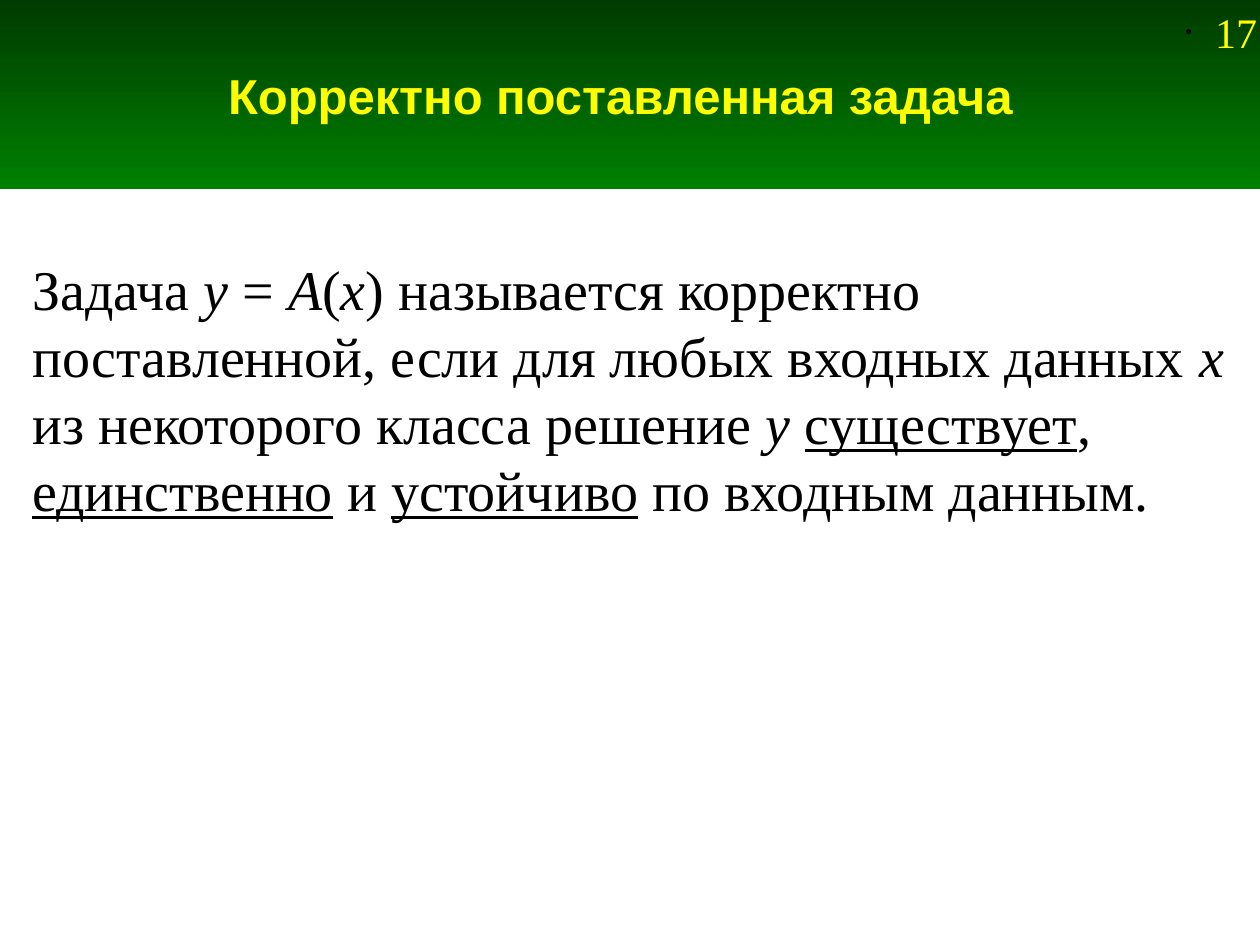
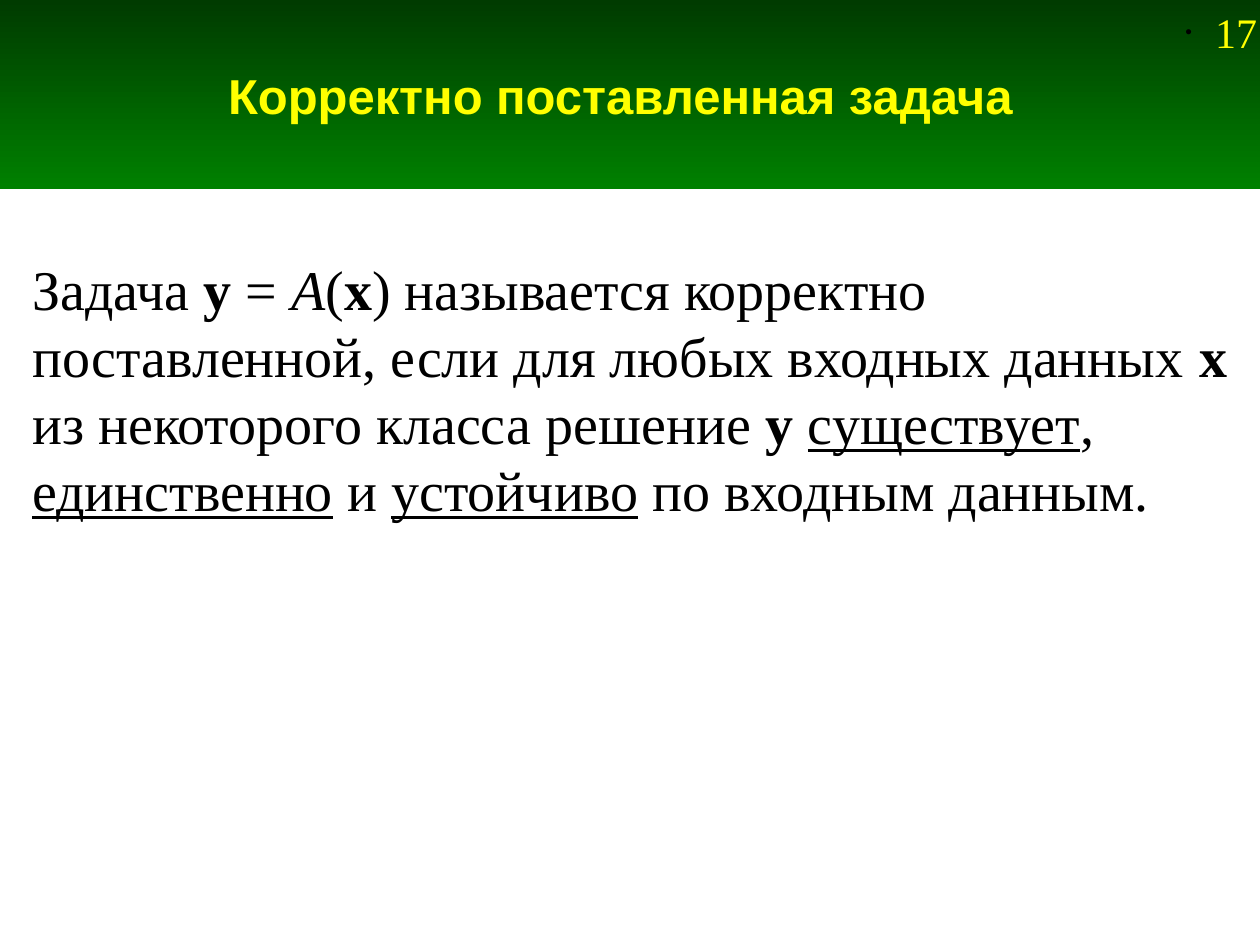
Before and after one commit to Jenyay/modelling, a slide deck: slide 17 of fdtd/presentations/01. Problem Statement.odp. Drawn at 1260x945 pixels with LibreOffice and Linux fonts; fonts in the diff are those of the drawing. Boxes give left, top, right and bottom in pixels: in the first picture for what was removed or moved away, otherwise in the second. Text is boxed around its words. In the diff, an @@ line names an element or a change of style, - is before the commit and + after.

```diff
--- a/fdtd/presentations/01. Problem Statement.odp
+++ b/fdtd/presentations/01. Problem Statement.odp
@@ text "Задача y = A(x) называется ..." at [32,271,1227,522]: bold on, italic off in "y A(x) x y" @@
```
Also in this commit, not shown: 3 other slides changed, 2 other files.
